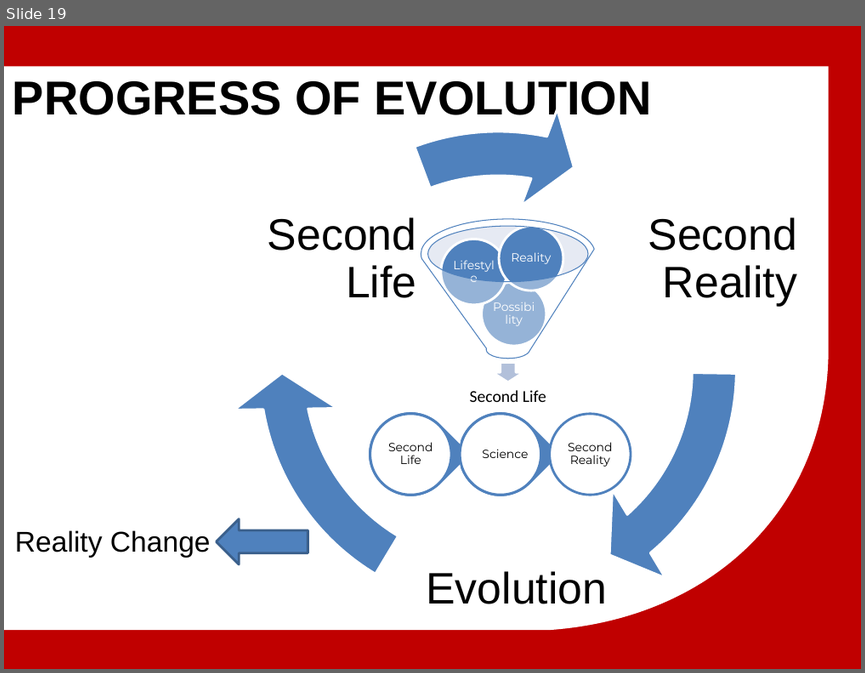
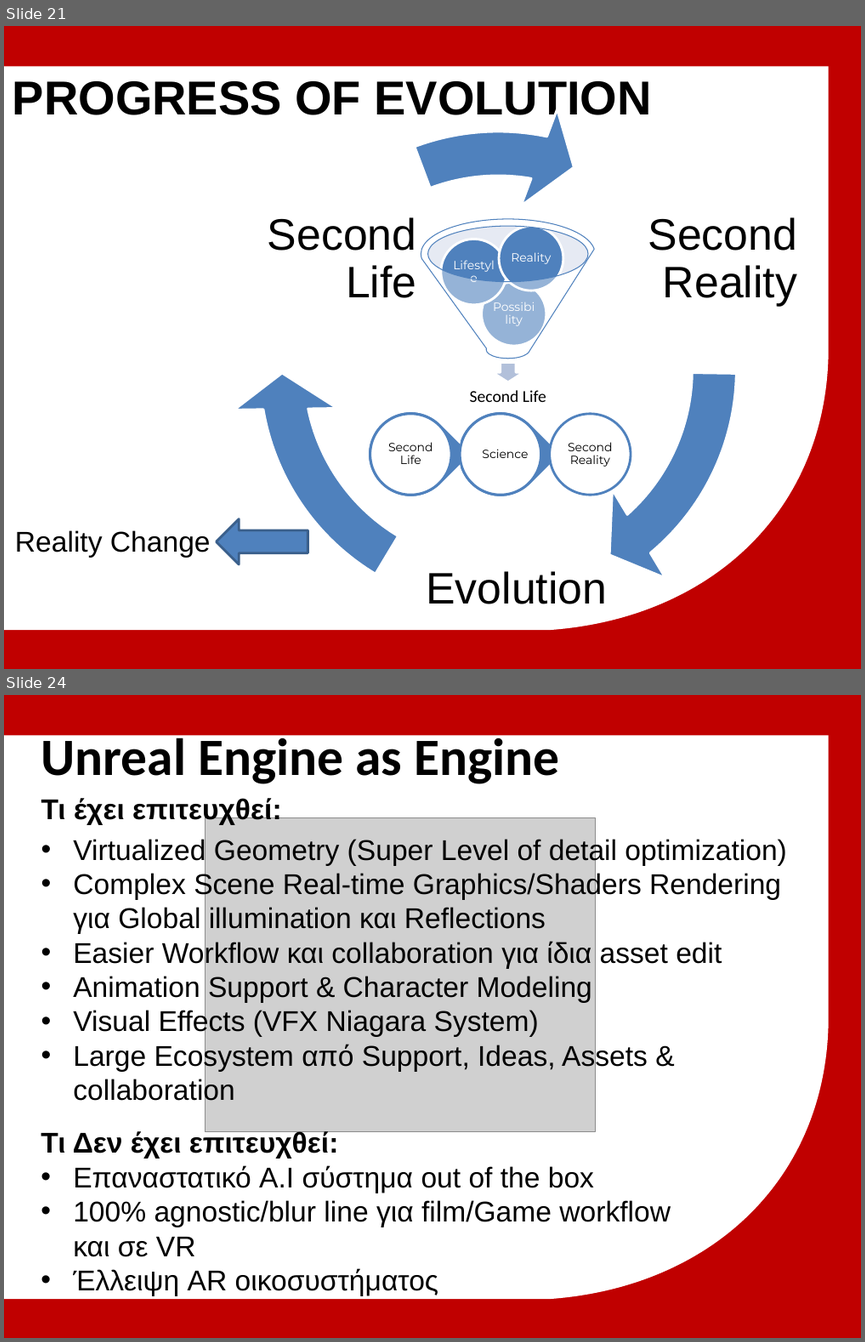
Before and after one commit to michailmarkou1995/BSc-Computer-Science-Projects, a slide deck: MENTAL WEALTH PROFESSIONAL LIFE 3 (PROJECT) (CN6000)/Research_Thesis_Main/Μητροπολιτικό Κολλέγιο_ΣΕΚΦ[Μιχαηλ Μαρκου] Advanced multiplayer game mechanics.pptx. Shown one above the other, each under a label of ours: slide 19 before the commit, slides 21 and 24 after it; the slides between them are not shown. The pictures are 865x673 and 865x1342 pixels, drawn with LibreOffice and Linux fonts; fonts in the diff are those of the drawing; grey boxes stand for pictures; background and template pictures are left out. Boxes give left, top, right and bottom in pixels: in the first picture for what was removed or moved away, otherwise in the second. Text is boxed around its words. In the diff, an @@ line names an element or a change of style, - is before the commit and + after.

```diff
--- a/MENTAL WEALTH PROFESSIONAL LIFE 3 (PROJECT) (CN6000)/Research_Thesis_Main/Μητροπολιτικό Κολλέγιο_ΣΕΚΦ[Μιχαηλ Μαρκου] Advanced multiplayer game mechanics.pptx
+++ b/MENTAL WEALTH PROFESSIONAL LIFE 3 (PROJECT) (CN6000)/Research_Thesis_Main/Μητροπολιτικό Κολλέγιο_ΣΕΚΦ[Μιχαηλ Μαρκου] Advanced multiplayer game mechanics.pptx
@@ slide 24 added at (4, 695, 861, 1338), background #C00000; not listed: 1 template element that a slide beside it also shows @@
@@ title added at (41, 732, 559, 784), 44 pt, text #000000, bold @@
+Unreal Engine as Engine
@@ text added at (41, 798, 282, 825), 24 pt, text #000000, bold @@
+Τι έχει επιτευχθεί:
@@ picture added at (205, 817, 595, 1132) @@
@@ text added at (73, 837, 786, 1106), 24 pt, text #000000 @@
+• Virtualized Geometry (Super Level of detail optimization)
+• Complex Scene Real-time Graphics/Shaders Rendering για Global illumination και Reflections
+• Easier Workflow και collaboration για ίδια asset edit
+• Animation Support & Character Modeling
+• Visual Effects (VFX Niagara System)
+• Large Ecosystem από Support, Ideas, Assets & collaboration
@@ text added at (41, 1129, 339, 1158), 24 pt, text #000000, bold @@
+Τι Δεν έχει επιτευχθεί:
@@ text added at (73, 1165, 670, 1296), 24 pt, text #000000 @@
+• Επαναστατικό A.I σύστημα out of the box
+• 100% agnostic/blur line για film/Game workflow και σε VR
+• Έλλειψη AR οικοσυστήματος
@@ what was slide 19 is now slide 21 @@
```
Also in this commit, not shown: 3 slides changed, 10 other slides added, 2 slides removed.
